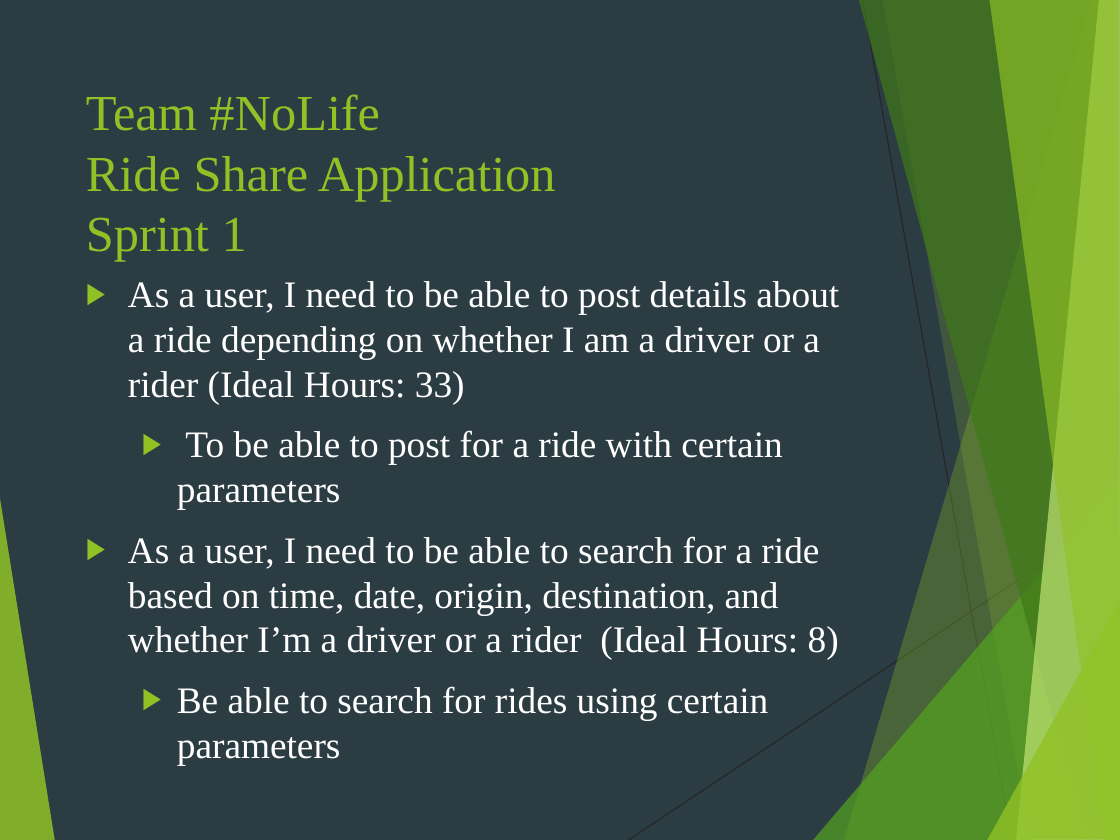
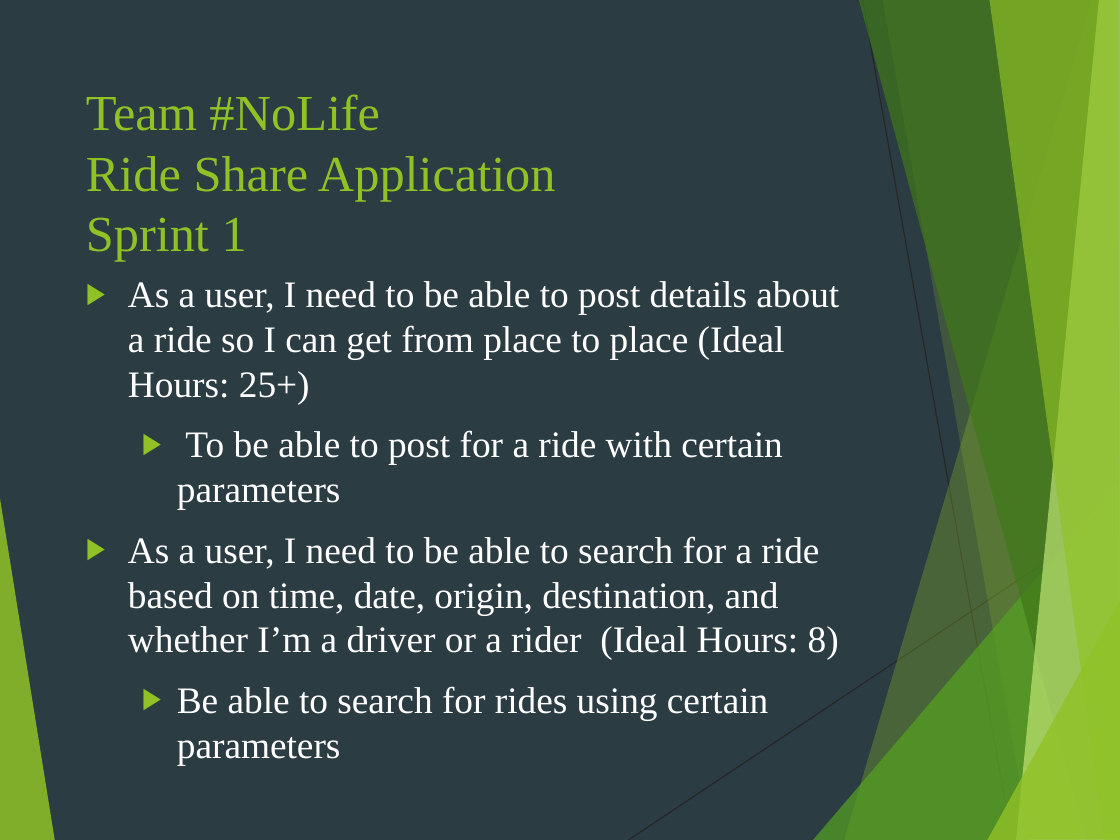
Before and after one commit to aljyu/CMPS-115, a slide deck: slide 3 of Final-InitialPresentation.pptx. Drawn at 1120x840 pixels with LibreOffice and Linux fonts; fonts in the diff are those of the drawing. Boxes give left, top, right and bottom in pixels: in the first picture for what was removed or moved away, otherwise in the second. Text is boxed around its words. In the diff, an @@ line names an element or a change of style, - is before the commit and + after.

```diff
--- a/Final-InitialPresentation.pptx
+++ b/Final-InitialPresentation.pptx
@@ text at [128, 281, 839, 404]: text changed @@
-▶ As a user, I need to be able to post details about a ride depending on whether I am a driver or a rider (Ideal Hours: 33)
+▶ As a user, I need to be able to post details about a ride so I can get from place to place (Ideal Hours: 25+)
```
Also in this commit, not shown: 1 slide added.
